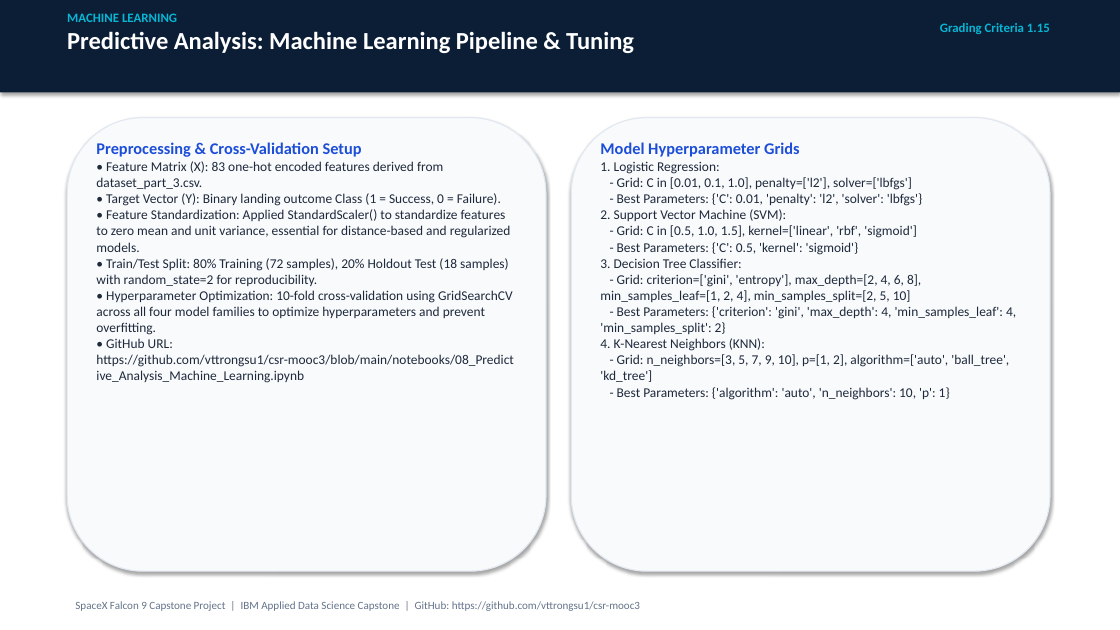
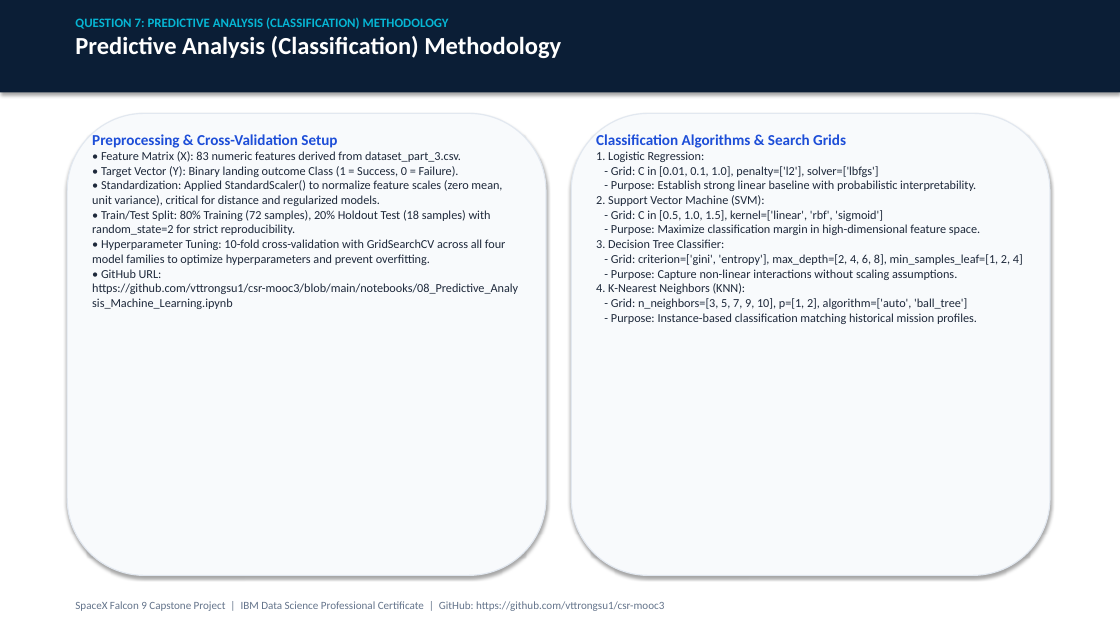
Before and after one commit to vttrongsu1/csr-mooc3, a slide deck: slide 6 of Data Science Capstone Project Report.pptx (slide 19 before the commit). Drawn at 1120x630 pixels with LibreOffice and Linux fonts; fonts in the diff are those of the drawing. Boxes give left, top, right and bottom in pixels: in the first picture for what was removed or moved away, otherwise in the second. Text is boxed around its words. In the diff, an @@ line names an element or a change of style, - is before the commit and + after.

Commit message:
Update to 12-slide layout strictly mapped to Coursera evaluation questions 1-15

```diff
--- a/Data Science Capstone Project Report.pptx
+++ b/Data Science Capstone Project Report.pptx
@@ text at [75,17,561,58]: text changed; size 21 to 11 pt; text colour #FFFFFF to #06B6D4 @@
-MACHINE LEARNING
-Predictive Analysis: Machine Learning Pipeline & Tuning
+QUESTION 7: PREDICTIVE ANALYSIS (CLASSIFICATION) METHODOLOGY
+Predictive Analysis (Classification) Methodology
@@ text removed at [940,23,1050,34] @@
-Grading Criteria 1.15
@@ rounded rectangle: place and size @@
-rounded rectangle at [67,118,546,571]
+rounded rectangle at [67,113,546,576]
@@ rounded rectangle: place and size @@
-rounded rectangle at [571,118,1050,571]
+rounded rectangle at [571,113,1050,576]
@@ text "Preprocessing & Cross-Validation Setup": place and size @@
-text "Preprocessing & Cross-Validation Setup" at [96,142,514,383]
+text "Preprocessing & Cross-Validation Setup" at [92,134,518,309]
@@ text at [92,134,518,309]: size 14 to 13 pt in "Preprocessing & Cross-Validation Setup"; size 11.5 to 10.5 pt in "• Target Vector (Y): Binary landing outcome ...", "• GitHub URL: https://github.com/vttrongsu1/csr-mooc3/blob/m ..." @@
@@ text "Classification Algorithms & Search Grids": place and size @@
-text "Classification Algorithms & Search Grids" at [600,142,1016,400]
+text "Classification Algorithms & Search Grids" at [596,134,1023,324]
@@ text at [596,134,846,148]: text changed; size 14 to 13 pt @@
-Model Hyperparameter Grids
+Classification Algorithms & Search Grids
@@ text at [101,151,461,162]: text changed; size 11.5 to 10.5 pt @@
-• Feature Matrix (X): 83 one-hot encoded features derived from dataset_part_3.csv.
+• Feature Matrix (X): 83 numeric features derived from dataset_part_3.csv.
@@ text at [596,151,883,294]: size 11.5 to 10.5 pt in "1. Logistic Regression:", "- Grid: C in [0.01, 0.1, 1.0], ...", "2. Support Vector Machine (SVM):", "- Grid: C in [0.5, 1.0, 1.5], ..." and 2 more places @@
@@ text at [92,180,506,265]: text changed; size 11.5 to 10.5 pt @@
-• Feature Standardization: Applied StandardScaler() to standardize features to zero mean and unit variance, essential for distance-based and regularized models.
-• Train/Test Split: 80% Training (72 samples), 20% Holdout Test (18 samples) with random_state=2 for reproducibility.
-• Hyperparameter Optimization: 10-fold cross-validation using GridSearchCV across all four model families to optimize hyperparameters and prevent overfitting.
+• Standardization: Applied StandardScaler() to normalize feature scales (zero mean, unit variance), critical for distance and regularized models.
+• Train/Test Split: 80% Training (72 samples), 20% Holdout Test (18 samples) with random_state=2 for strict reproducibility.
+• Hyperparameter Tuning: 10-fold cross-validation with GridSearchCV across all four model families to optimize hyperparameters and prevent overfitting.
@@ text at [611,180,976,191]: text changed; size 11.5 to 10.5 pt @@
-- Best Parameters: {'C': 0.01, 'penalty': 'l2', 'solver': 'lbfgs'}
+- Purpose: Establish strong linear baseline with probabilistic interpretability.
@@ text at [611,224,980,235]: text changed; size 11.5 to 10.5 pt @@
-- Best Parameters: {'C': 0.5, 'kernel': 'sigmoid'}
+- Purpose: Maximize classification margin in high-dimensional feature space.
@@ text at [611,254,1023,280]: text changed; size 11.5 to 10.5 pt @@
-- Grid: criterion=['gini', 'entropy'], max_depth=[2, 4, 6, 8], min_samples_leaf=[1, 2, 4], min_samples_split=[2, 5, 10]
-- Best Parameters: {'criterion': 'gini', 'max_depth': 4, 'min_samples_leaf': 4, 'min_samples_split': 2}
+- Grid: criterion=['gini', 'entropy'], max_depth=[2, 4, 6, 8], min_samples_leaf=[1, 2, 4]
+- Purpose: Capture non-linear interactions without scaling assumptions.
@@ text at [611,298,977,324]: text changed; size 11.5 to 10.5 pt @@
-- Grid: n_neighbors=[3, 5, 7, 9, 10], p=[1, 2], algorithm=['auto', 'ball_tree', 'kd_tree']
-- Best Parameters: {'algorithm': 'auto', 'n_neighbors': 10, 'p': 1}
+- Grid: n_neighbors=[3, 5, 7, 9, 10], p=[1, 2], algorithm=['auto', 'ball_tree']
+- Purpose: Instance-based classification matching historical mission profiles.
@@ text at [75,601,664,611]: text changed @@
-SpaceX Falcon 9 Capstone Project | IBM Applied Data Science Capstone | GitHub: https://github.com/vttrongsu1/csr-mooc3
+SpaceX Falcon 9 Capstone Project | IBM Data Science Professional Certificate | GitHub: https://github.com/vttrongsu1/csr-mooc3
```
Also in this commit, not shown: 8 other slides changed, 3 slides added, 12 slides removed, 4 other files.
